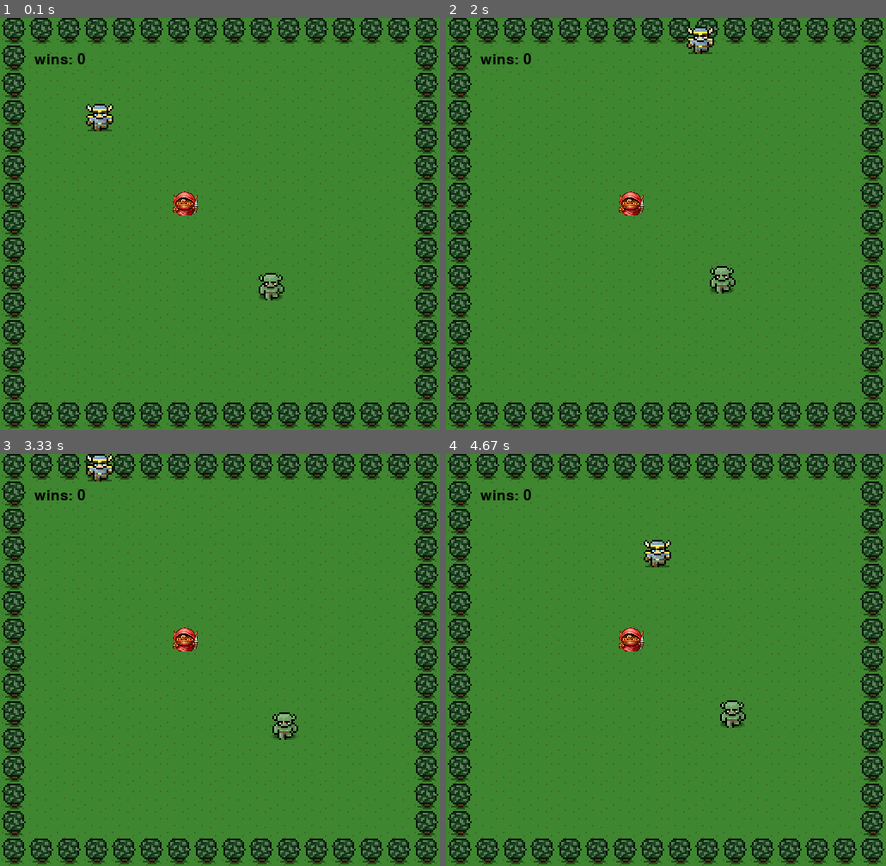
Above: before the commit, frames 1-4 (two rows, left to right).
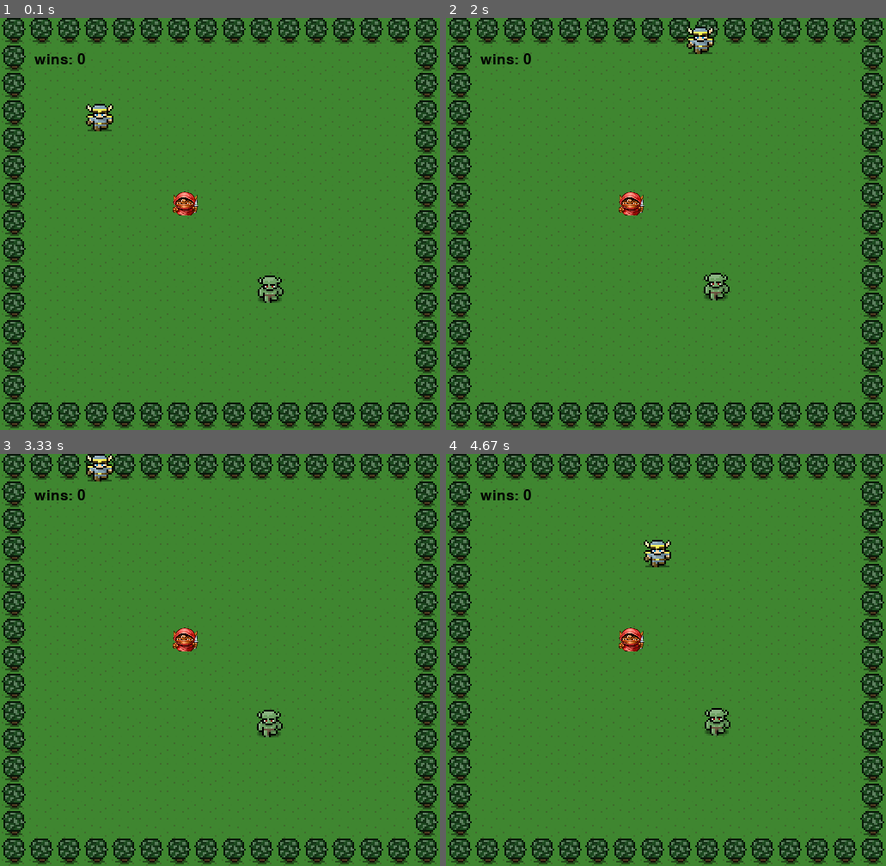
Above: after the commit, the same moments.

Repository: maclay13531/20170913-PyGame
Game: pygame game, started from game.py
Two runs of this game, one before a commit and one after it. Both use one fixed random seed, a clock stepped at 60 frames per second and the inputs below. The source is Python 2; it was converted automatically to run under Python 3.
Inputs:
- Up to frame 1 (0.1 s): no input
- Up to frame 2 (2 s): hold Right 0.33-0.8 s; hold Up 0.83-1.13 s; hold Right 1.17-1.63 s; hold Left from 1.67 s (still down)
- Up to frame 3 (3.33 s): release Left at 2.2 s; hold Down 2.23-2.53 s; hold Left 2.57-2.97 s; hold Up from 3 s (still down)
- Up to frame 4 (4.67 s): release Up at 3.37 s; hold Right 3.4-4.03 s; hold Down 4.07-4.43 s; hold Left from 4.47 s (still down)

The runs differ from the first frame. In frame 1, 0.3% of the frame differs, in the area x 58-65%, y 61-70%; in frame 2, 0.4%; in frame 3, 0.5%; in frame 4, 0.6%, in the area x 58-69%, y 59-69%.

Commit message:
20170913 version 4

Diff:
--- a/game.py
+++ b/game.py
@@ -63,9 +63,10 @@
 # create a game loop (while)
 
 game_on = True
+tick = 0 # (tick += 1) (if tick % 20 == 0 ) you can make the monster move only every 20 ticks
 while game_on:
 	direction_decider = random.randint(0,1); # decide whether to change x direction or y direction
-	random_movement = random.randint(-5,5); # decide whether to move positive direction or negative direction
+	random_movement = random.randint(-1,1); # decide whether to move positive direction or negative direction
 	moving_positive_direction = random.randint(0,1); # movement for positive direction only
 	moving_negative_direction = random.randint(-1,0); # movement for negative direction only
 
